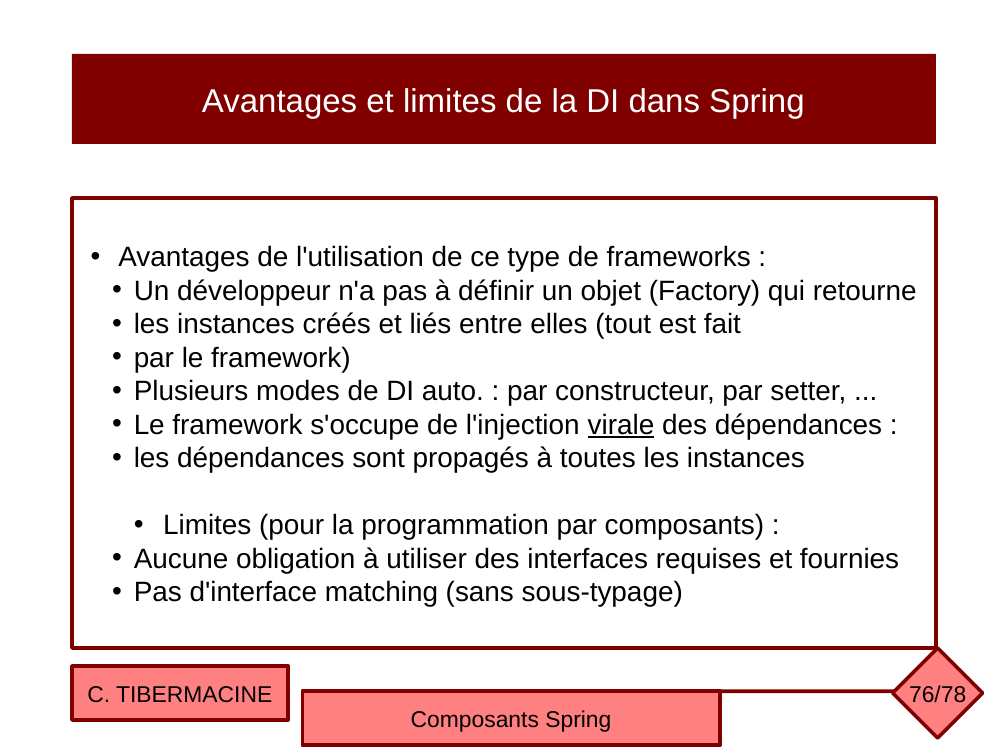
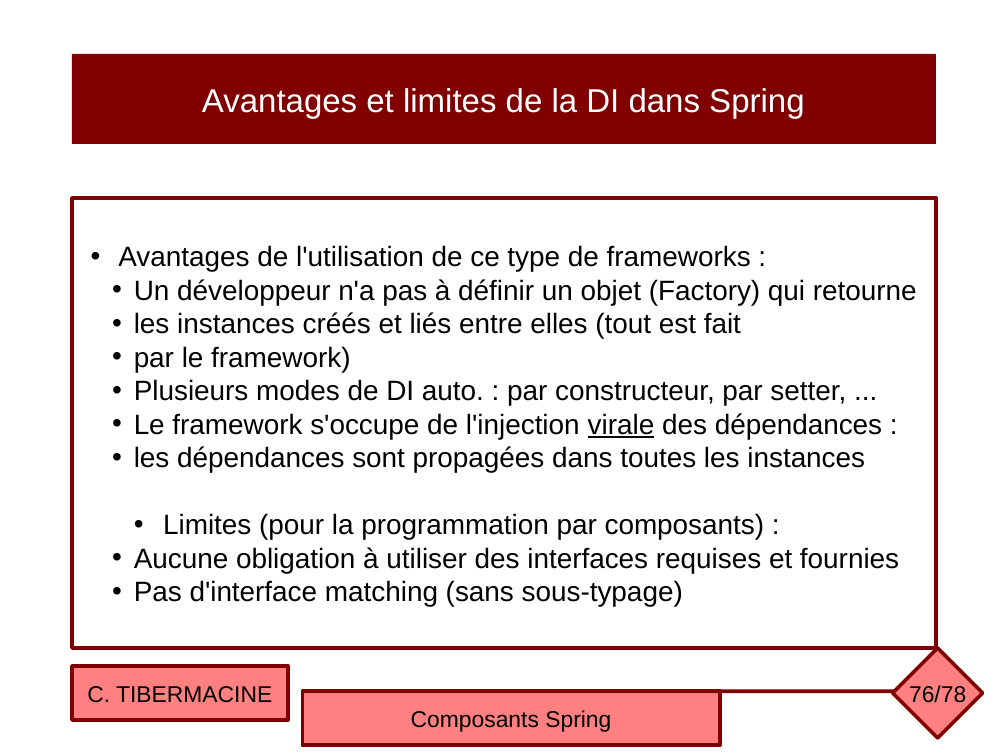
Before and after one commit to ctiber/composants, a slide deck: slide 76 of cours/cours2.odp. Drawn at 1008x756 pixels with LibreOffice and Linux fonts; fonts in the diff are those of the drawing. Boxes give left, top, right and bottom in pixels: in the first picture for what was removed or moved away, otherwise in the second. Text is boxed around its words. In the diff, an @@ line names an element or a change of style, - is before the commit and + after.

```diff
--- a/cours/cours2.odp
+++ b/cours/cours2.odp
@@ text in rectangle at [134,446,865,472]: text changed @@
-  • les dépendances sont propagés à toutes les instances
+  • les dépendances sont propagées dans toutes les instances
```
Also in this commit, not shown: 5 other slides changed, 18 other files.
